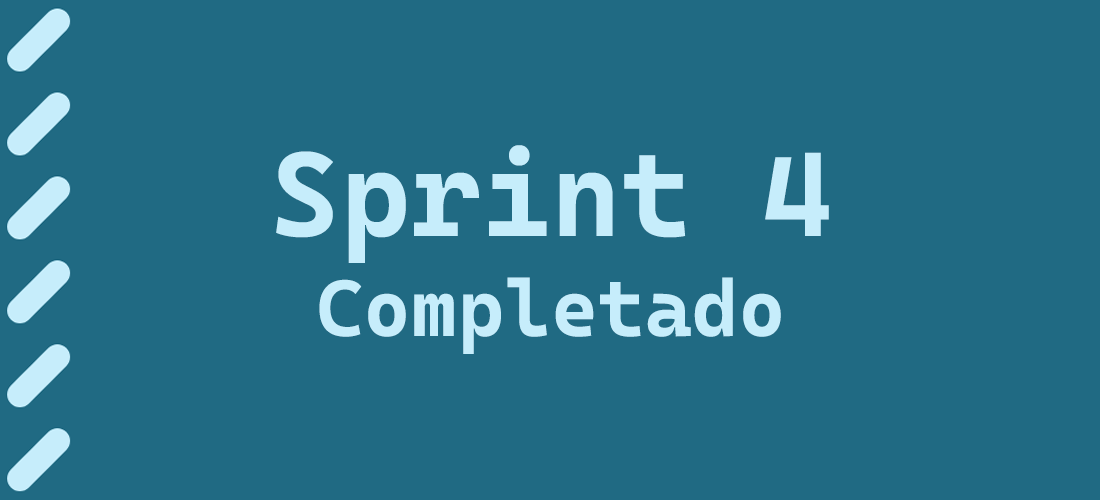
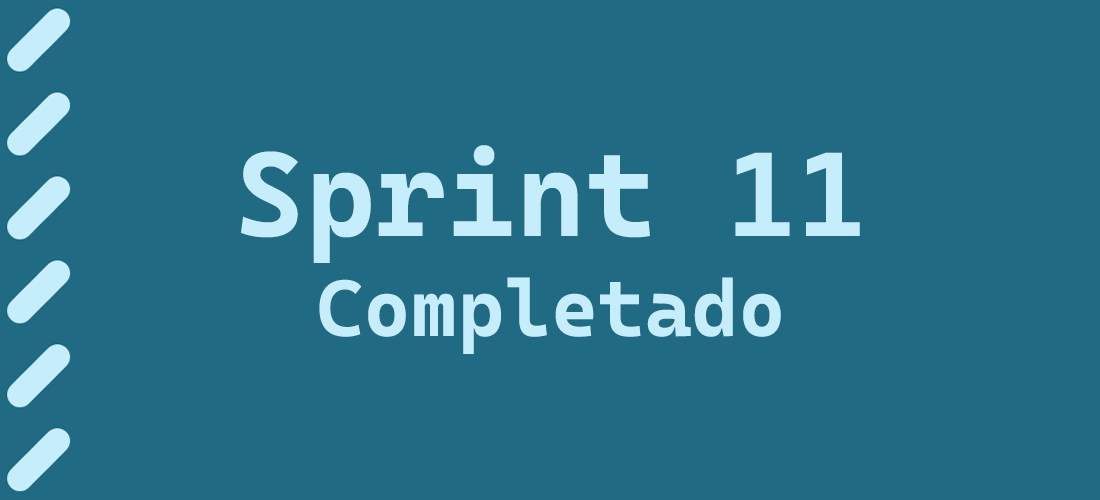
Before/after of a 1100px x 500px layered artwork. What changed in the layer stack:
renamed "Sprint 4 Completado" to "Sprint 11 Completado", painted on it over [241, 145, 860, 263]
